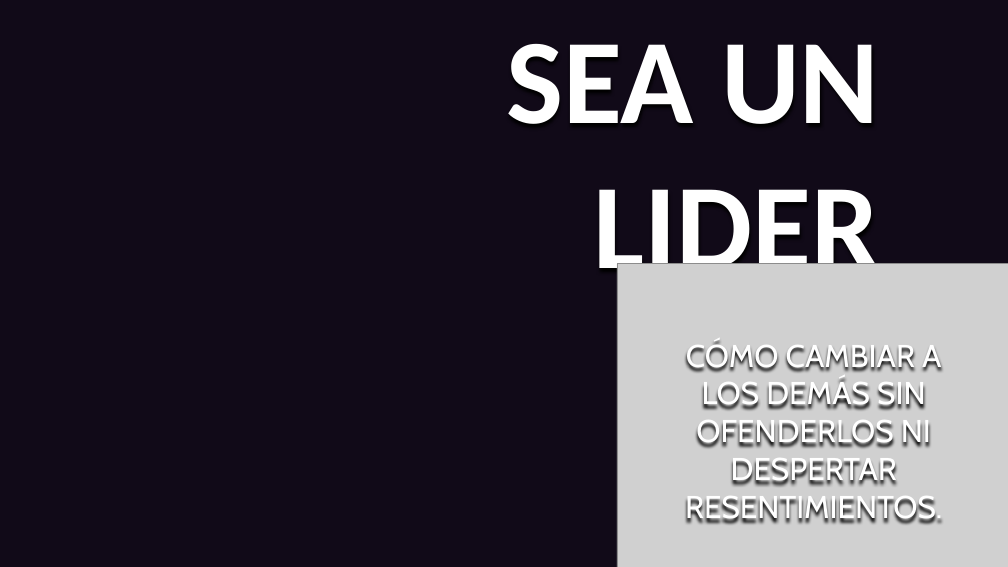
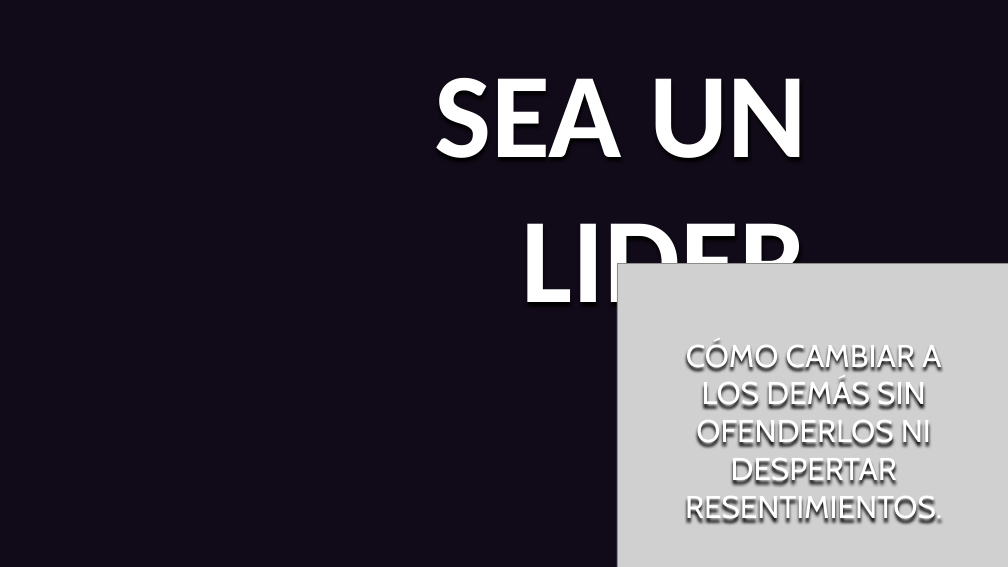
Before and after one commit to alisonmontellanos/sistemas-de-ventas, a slide deck: slide 1 of SEA-UN-LIDER.pptx. Drawn at 1008x567 pixels with LibreOffice and Linux fonts; fonts in the diff are those of the drawing; grey boxes stand for pictures; background and template pictures are left out. Boxes give left, top, right and bottom in pixels: in the first picture for what was removed or moved away, otherwise in the second. Text is boxed around its words. In the diff, an @@ line names an element or a change of style, - is before the commit and + after.

Commit message:
actualizacion de diapositiva

```diff
--- a/SEA-UN-LIDER.pptx
+++ b/SEA-UN-LIDER.pptx
@@ text "SEA UN LIDER": place and size @@
-text "SEA UN LIDER" at <box>506,44,879,297</box>
+text "SEA UN LIDER" at <box>434,78,807,330</box>
```
